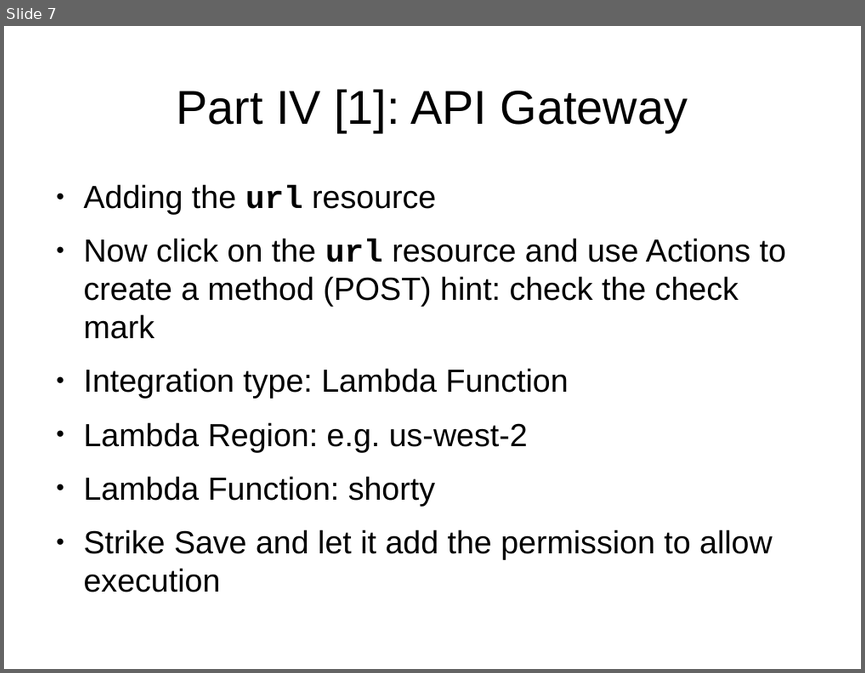
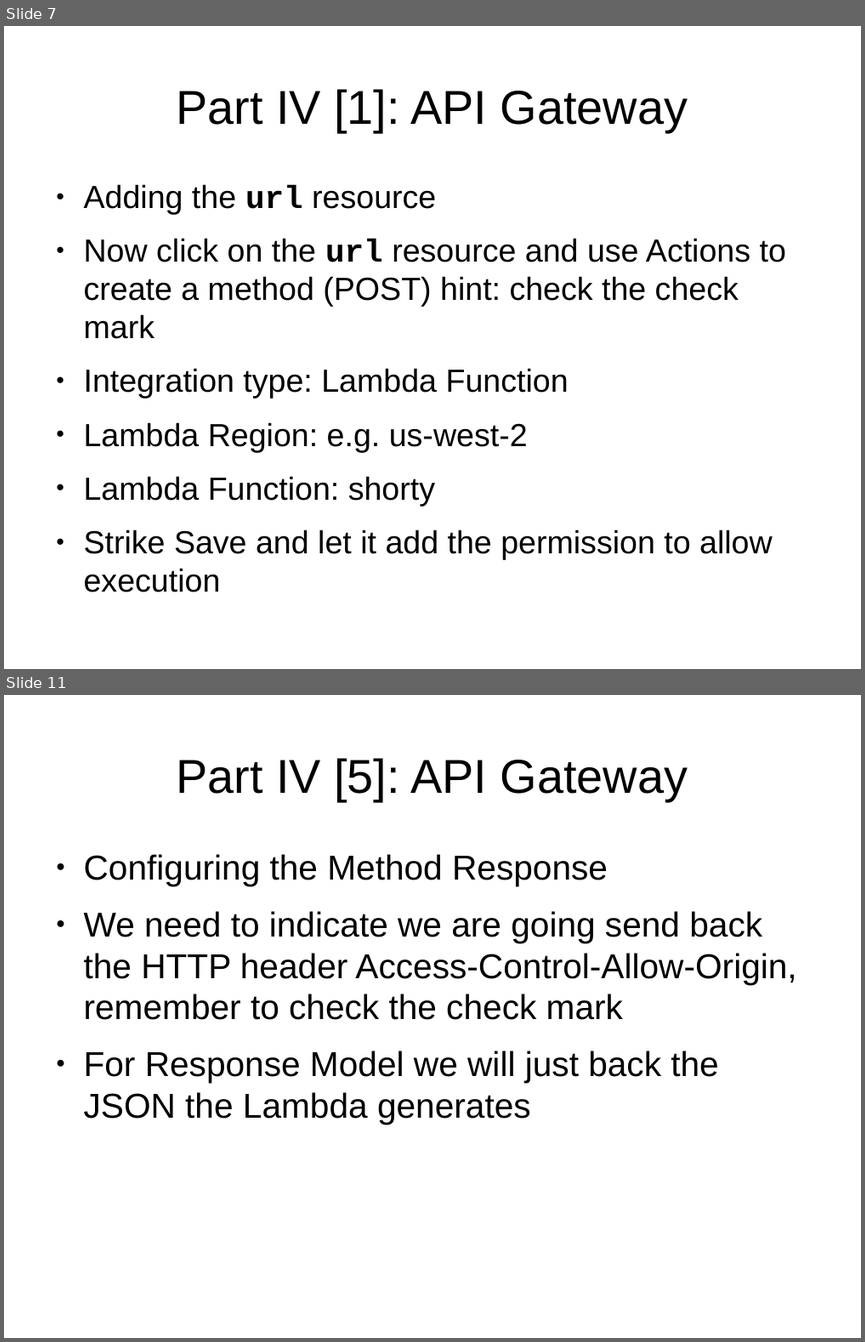
Before and after one commit to cmrsol/demo, a slide deck: api-gateway-how-to/API-GW_How-To.odp. Shown one above the other, each under a label of ours: slide 7 before the commit, slides 7 and 11 after it; the slides between them are not shown. The pictures are 865x673 and 865x1342 pixels, drawn with LibreOffice and Linux fonts; fonts in the diff are those of the drawing. Boxes give left, top, right and bottom in pixels: in the first picture for what was removed or moved away, otherwise in the second. Text is boxed around its words. In the diff, an @@ line names an element or a change of style, - is before the commit and + after.

```diff
--- a/api-gateway-how-to/API-GW_How-To.odp
+++ b/api-gateway-how-to/API-GW_How-To.odp
@@ slide 11 added at <box>4,695,861,1338</box>, background #FFFFFF @@
@@ title added at <box>176,758,687,801</box>, 44 pt, text #000000 @@
+Part IV [5]: API Gateway
@@ text added at <box>84,854,796,1124</box>, 32 pt, text #000000 @@
+● Configuring the Method Response
+● We need to indicate we are going send back the HTTP header Access-Control-Allow-Origin, remember to check the check mark
+● For Response Model we will just back the JSON the Lambda generates
```
Also in this commit, not shown: 6 other slides added.
